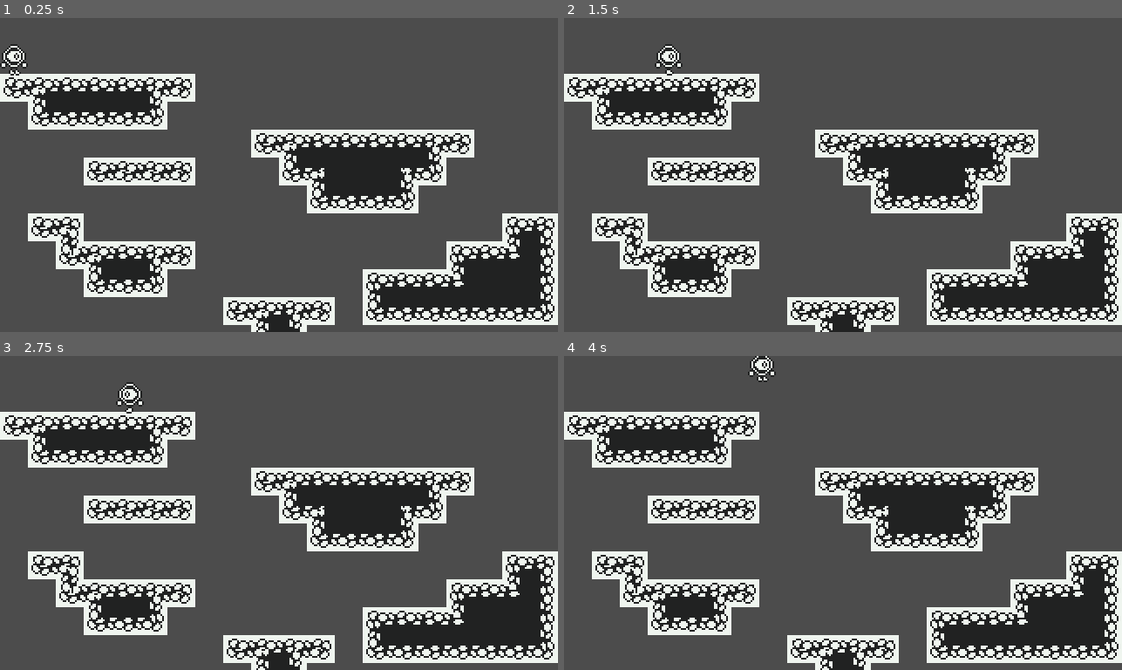
Above: before the commit, frames 1-4 (two rows, left to right).
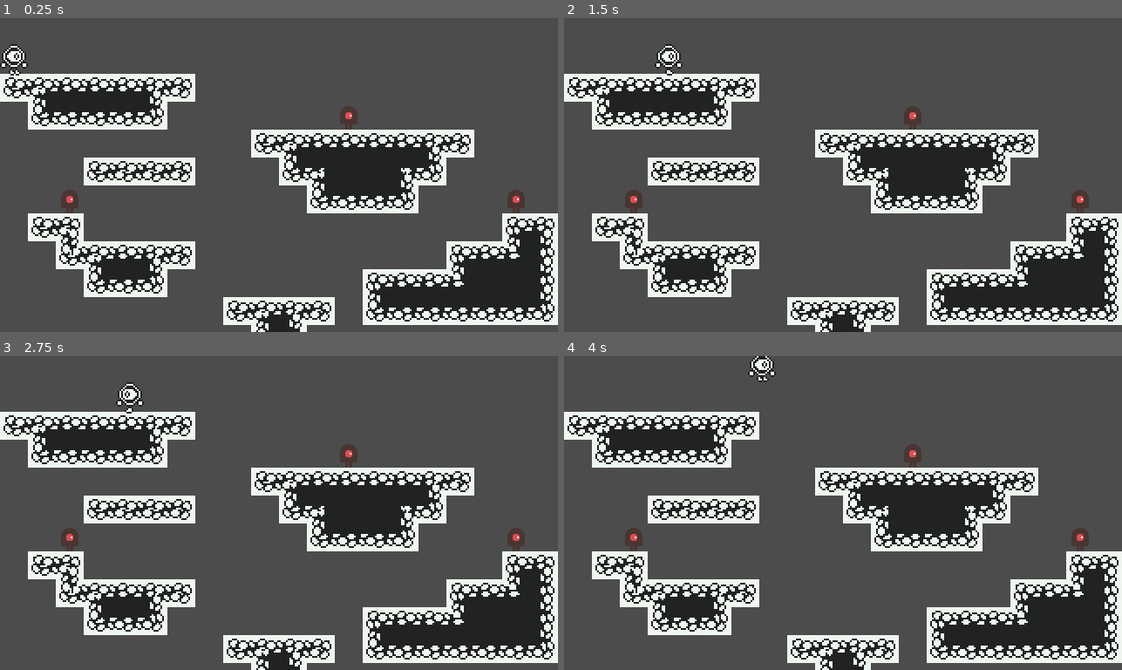
Above: after the commit, the same moments.

Repository: lssalgado/oge-godot
Game: Godot game, scene res://scenes/World.tscn
The game is run twice, just before and just after one commit, with the same random seed, the same clock (stepped at 60 frames per second) and the same inputs.
Inputs:
- Up to frame 1 (0.25 s): no input
- Up to frame 2 (1.5 s): tap Enter at 0.5 s; hold Right (ui_right) from 0.53 s (still down); tap Up (ui_up) at 0.77 s
- Up to frame 3 (2.75 s): tap Up (ui_up) at 1.52 s; release Right (ui_right) at 2.03 s; hold Left (ui_left) from 2.03 s (still down)
- Up to frame 4 (4 s): release Left (ui_left) at 2.78 s; hold Right (ui_right) from 2.78 s (still down); tap Up (ui_up) at 3.02, 3.77 s

The runs differ from the first frame. In frame 1, 0.5% of the frame differs, in the area x 10-95%, y 28-63%; in frame 2, 0.5%; in frame 3, 0.5%; in frame 4, 0.5%.

Commit message:
Adding first dummy mobs.

Diff:
--- /dev/null
+++ b/scenes/Mob.tscn
@@ -0,0 +1,30 @@
+[gd_scene load_steps=6 format=2]
+
+[ext_resource path="res://assets/sprites/mob/enemyWalking_1.png" type="Texture" id=1]
+[ext_resource path="res://assets/sprites/mob/enemyWalking_2.png" type="Texture" id=2]
+[ext_resource path="res://scripts/Mob.gd" type="Script" id=3]
+
+[sub_resource type="RectangleShape2D" id=5]
+extents = Vector2( 5, 7 )
+
+[sub_resource type="SpriteFrames" id=4]
+animations = [ {
+"frames": [ ExtResource( 1 ), ExtResource( 2 ) ],
+"loop": true,
+"name": "default",
+"speed": 5.0
+} ]
+
+[node name="Mob" type="RigidBody2D"]
+script = ExtResource( 3 )
+__meta__ = {
+"_edit_group_": true
+}
+
+[node name="CollisionShape2D" type="CollisionShape2D" parent="."]
+shape = SubResource( 5 )
+
+[node name="AnimatedSprite" type="AnimatedSprite" parent="."]
+rotation = 4.71239
+scale = Vector2( 0.1, 0.1 )
+frames = SubResource( 4 )
--- a/scenes/World.tscn
+++ b/scenes/World.tscn
@@ -1,8 +1,9 @@
-[gd_scene load_steps=52 format=2]
+[gd_scene load_steps=53 format=2]
 
 [ext_resource path="res://scenes/Player.tscn" type="PackedScene" id=1]
 [ext_resource path="res://scripts/World.gd" type="Script" id=2]
 [ext_resource path="res://assets/tiles/tileset_Tiles.png" type="Texture" id=3]
+[ext_resource path="res://scenes/Mob.tscn" type="PackedScene" id=4]
 
 [sub_resource type="ConvexPolygonShape2D" id=1]
 points = PoolVector2Array( 0, 0, 16, 0, 16, 16, 0, 16 )
@@ -457,6 +458,7 @@
 [node name="World" type="Node"]
 script = ExtResource( 2 )
 player_scene = ExtResource( 1 )
+mob_scene = ExtResource( 4 )
 
 [node name="TileMap" type="TileMap" parent="."]
 tile_set = SubResource( 48 )
--- /dev/null
+++ b/scripts/Mob.gd
@@ -0,0 +1,16 @@
+extends RigidBody2D
+
+
+# Declare member variables here. Examples:
+# var a = 2
+# var b = "text"
+
+
+# Called when the node enters the scene tree for the first time.
+func _ready():
+	pass # Replace with function body.
+
+
+# Called every frame. 'delta' is the elapsed time since the previous frame.
+#func _process(delta):
+#	pass
--- a/scripts/World.gd
+++ b/scripts/World.gd
@@ -1,21 +1,51 @@
 extends Node
 
 export(PackedScene) var player_scene
+export(PackedScene) var mob_scene
+
+const COLLUMS = 20
+const ROWS = 11
+
+const TILE_SIZE = 16
 
 const START_POSITION = Vector2(8.0, 24.0)
+
 var player
+var mobs = Array()
 
 # Declare member variables here. Examples:
 # var a = 2
 # var b = "text"
 
+func get_tile_position(collum, row):
+	var x = (collum * 16 + 8)
+	var y = (row * 16 + 8)
+	return Vector2(x, y)
+
+func add_mob(collum, row):
+	var mob = mob_scene.instance()
+	add_child(mob)
+	mob.position = get_tile_position(collum, row)
+	return mob
+
+func add_mobs():
+	for mob in mobs:
+		remove_child(mob)
+
+	var mob = add_mob(18, 6)
+	mobs.append(mob)
+	mob = add_mob(12, 3)
+	mobs.append(mob)
+	mob = add_mob(2, 6)
+	mobs.append(mob)
 
 func new_game():
-#	get_tree().call_group("players", "queue_free")
 	remove_child(player)
 	player = player_scene.instance()
 	add_child(player)
 	player.position = START_POSITION
+
+	add_mobs()
 
 # Called when the node enters the scene tree for the first time.
 func _ready():
Binary file added: assets/sprites/mob/enemyWalking_1.png
Not shown, added: assets/sprites/mob/enemyWalking_1.png.import
Binary file added: assets/sprites/mob/enemyWalking_2.png
Not shown, added: assets/sprites/mob/enemyWalking_2.png.import
